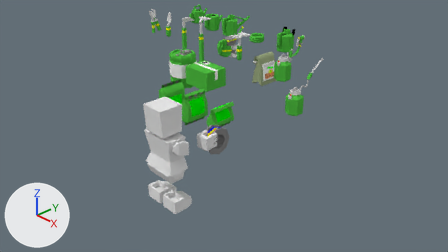
Renders of the Blender file scripts/processors/resources/tools.blend from each side of a commit.
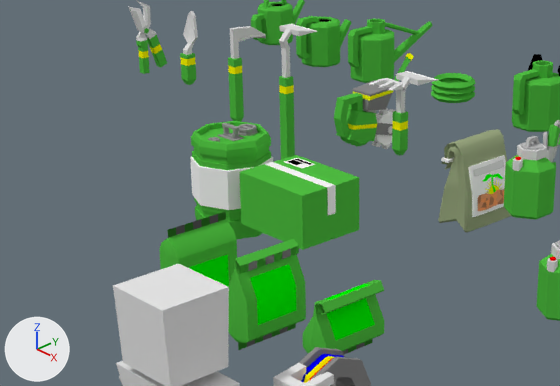
Each version appears first from the file's camera 'Camera', and next in a close-up on the part from 24% to 65% of the width and 3% to 55% of the height. The lights are fixed; the arrows at lower left show +X, +Y and +Z.

Objects in the first close-up: 'bagFull', 'bagOneThird', 'bagTwoThird', 'package', 'planter', 'player_base_Mesh.042', 'sprayer.001', 'super_fert', 'tank', 'watering can2', 'watering can3', 'watering cat'.
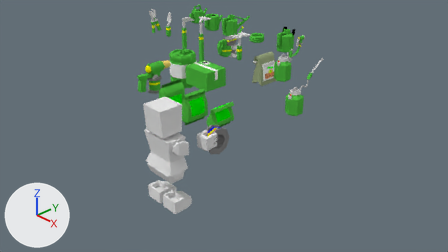
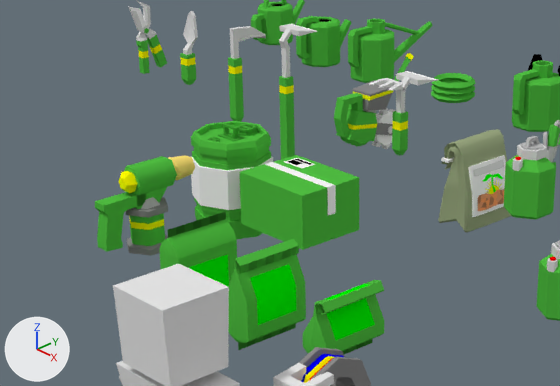
Changed parts and their boxes [x1, y1, x2, y2] in the close-ups (560 x 386 px):
'bagTwoThird', recoloured (grey to green)
    both: [244, 246, 294, 348]
'tank', recoloured (grey to green)
    both: [190, 121, 260, 220]
'Cylinder', added (green)
    after: [95, 155, 195, 256]
    faces in mat_blank (green #51bf42): [95, 156, 177, 251]
    faces in mat_gray25 (grey #898989): [125, 197, 168, 256]
    faces in mat_yellow (yellow #ffff00): [118, 171, 164, 230]
    faces in mat_brass (yellow #ffe376): [168, 155, 195, 180]
    faces in mat_gray50 (grey #bcbcbc): [141, 197, 160, 209]
'bagFull', recoloured (black to green)
    both: [159, 213, 221, 256]

The change, as a list of edits to the scene's bpy script:
```text
Change mat_black25:
    mat_black25.base_color: (0.319, 0.319, 0.319) -> (0.0588, 0.388, 0.0392)  # grey #999999 -> green #45a738
Add mat_brass:
    mat_brass = diffuse_material('brass')
    mat_brass.base_color = (1.0, 0.769, 0.18)  # yellow #ffe376
Add me_cylinder_002:
    me_cylinder_002.from_pydata(...)  # 159 vertices, 133 faces; spans x -0.208..0.208, y -0.113..1.005, z -0.332..0.545
    me_cylinder_002.polygons.foreach_set('use_smooth', [True] * 133)
    # faces by material slot: [6, 26, 19, 1, 30, 51]
    me_cylinder_002.materials.append(mat_gray50)  # grey #bcbcbc
    me_cylinder_002.materials.append(mat_gray25)  # grey #898989
    me_cylinder_002.materials.append(mat_yellow)  # yellow #ffff00
    me_cylinder_002.materials.append(mat_black)  # black #000000
    me_cylinder_002.materials.append(mat_brass)  # yellow #ffe376
    me_cylinder_002.materials.append(mat_blank)  # green #51bf42
Add ob_cylinder:
    ob_cylinder = bpy.data.objects.new('Cylinder', me_cylinder_002)
    ob_cylinder.location = (-4.0, 1.0, 0.0)
    _m = ob_cylinder.modifiers.new('EdgeSplit', 'EDGE_SPLIT')
    _m.use_edge_angle = False
```
